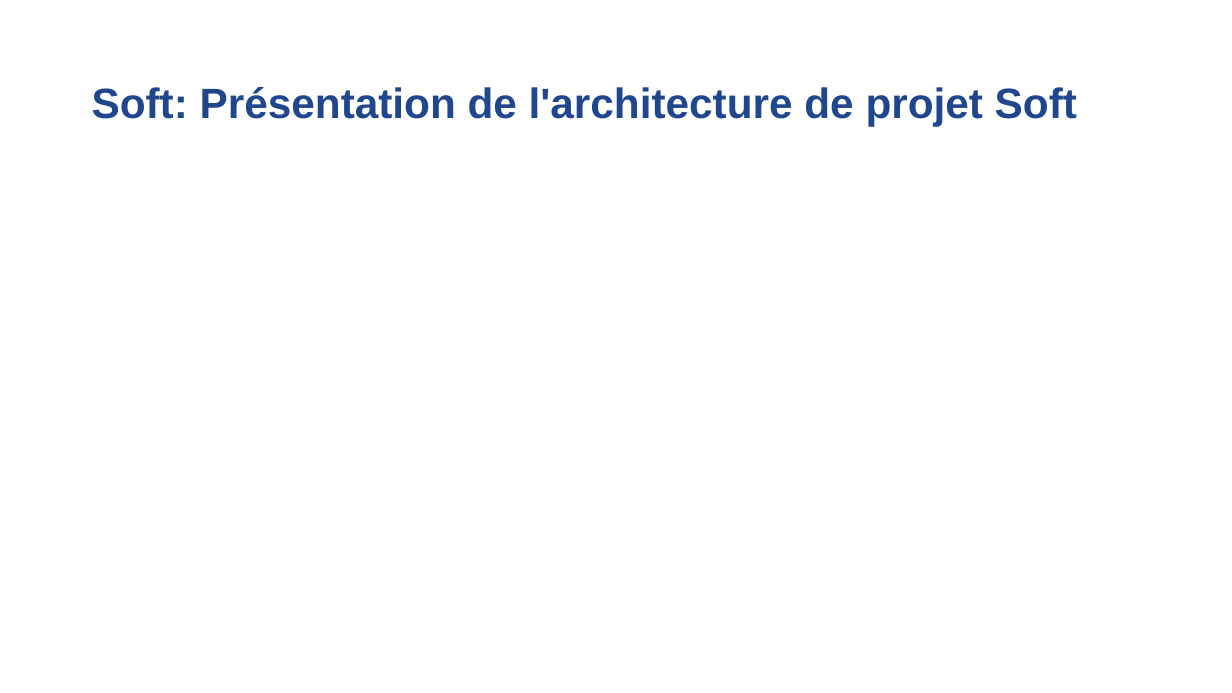
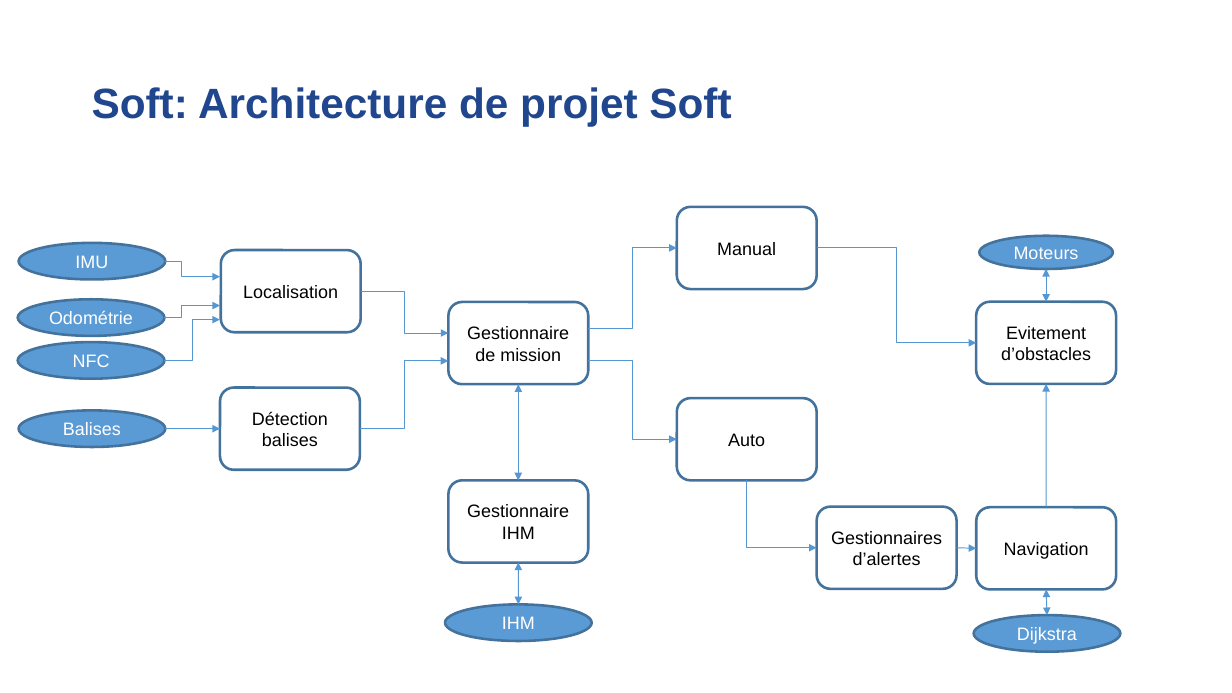
Before and after one commit to Laffargue-ElsysDesign/Robot_Surveillance_V3, a slide deck: slide 9 of GestionDeProjet/Reunions/Reunion_23_06_2022/Reunion_avancement23_06_22.pptx. Drawn at 1232x693 pixels with LibreOffice and Linux fonts; fonts in the diff are those of the drawing; background and template pictures are left out. Boxes give left, top, right and bottom in pixels: in the first picture for what was removed or moved away, otherwise in the second. Text is boxed around its words. In the diff, an @@ line names an element or a change of style, - is before the commit and + after.

```diff
--- a/GestionDeProjet/Reunions/Reunion_23_06_2022/Reunion_avancement23_06_22.pptx
+++ b/GestionDeProjet/Reunions/Reunion_23_06_2022/Reunion_avancement23_06_22.pptx
@@ title at [92,87,731,126]: text changed @@
-Soft: Présentation de l'architecture de projet Soft
+Soft: Architecture de projet Soft
@@ rounded rectangle added at [677,207,816,289], outline #43739E 2 pt, 14 pt, text #000000 @@
+Manual
@@ ellipse added at [980,236,1114,269], fill #5B9BD5, outline #43739E 2 pt, 14 pt, text #FFFFFF @@
+Moteurs
@@ elbow arrow added from (589, 328) to (677, 248), #5698D3 0.75 pt @@
@@ elbow arrow added from (817, 248) to (976, 343), #5698D3 0.75 pt @@
@@ double arrow added from (1046, 302) to (1046, 269), #5698D3 0.75 pt @@
@@ elbow arrow added from (360, 291) to (448, 333), #5698D3 0.75 pt @@
@@ group added at [18,243,360,379]: 3 ellipses, 3 elbow arrows, 1 rounded rectangle @@
+IMU
+Odométrie
+NFC
+Localisation
@@ rounded rectangle added at [448,302,588,384], outline #43739E 2 pt, 14 pt, text #000000 @@
+Gestionnaire de mission
@@ rounded rectangle added at [976,302,1116,384], outline #43739E 2 pt, 14 pt, text #000000 @@
+Evitement d’obstacles
@@ rounded rectangle added at [220,387,360,470], outline #43739E 2 pt, 14 pt, text #000000 @@
+Détection balises
@@ elbow arrow added from (360, 429) to (448, 361), #5698D3 0.75 pt @@
@@ double arrow added from (518, 384) to (518, 481), #5698D3 0.75 pt @@
@@ elbow arrow added from (589, 361) to (677, 439), #5698D3 0.75 pt @@
@@ arrow added from (1046, 507) to (1046, 384), #5698D3 0.75 pt @@
@@ ellipse added at [18,410,165,447], fill #5B9BD5, outline #43739E 2 pt, 14 pt, text #FFFFFF @@
+Balises
@@ rounded rectangle added at [677,398,816,481], outline #43739E 2 pt, 14 pt, text #000000 @@
+Auto
@@ arrow added from (165, 429) to (220, 429), #5698D3 0.75 pt @@
@@ rounded rectangle added at [448,481,588,563], outline #43739E 2 pt, 14 pt, text #000000 @@
+Gestionnaire IHM
@@ elbow arrow added from (747, 481) to (817, 548), #5698D3 0.75 pt @@
@@ rounded rectangle added at [817,506,957,589], outline #43739E 2 pt, 14 pt, text #000000 @@
+Gestionnaires d’alertes
@@ rounded rectangle added at [977,507,1116,590], outline #43739E 2 pt, 14 pt, text #000000 @@
+Navigation
@@ double arrow added from (518, 563) to (518, 604), #5698D3 0.75 pt @@
@@ arrow added from (957, 548) to (977, 548), #5698D3 0.75 pt @@
@@ double arrow added from (1046, 590) to (1047, 616), #5698D3 0.75 pt @@
@@ ellipse added at [445,604,592,641], fill #5B9BD5, outline #43739E 2 pt, 14 pt, text #FFFFFF @@
+IHM
@@ ellipse added at [974,616,1121,653], fill #5B9BD5, outline #43739E 2 pt, 14 pt, text #FFFFFF @@
+Dijkstra
```
Also in this commit, not shown: 2 other slides changed, 1 slide added, 1 slide removed.
